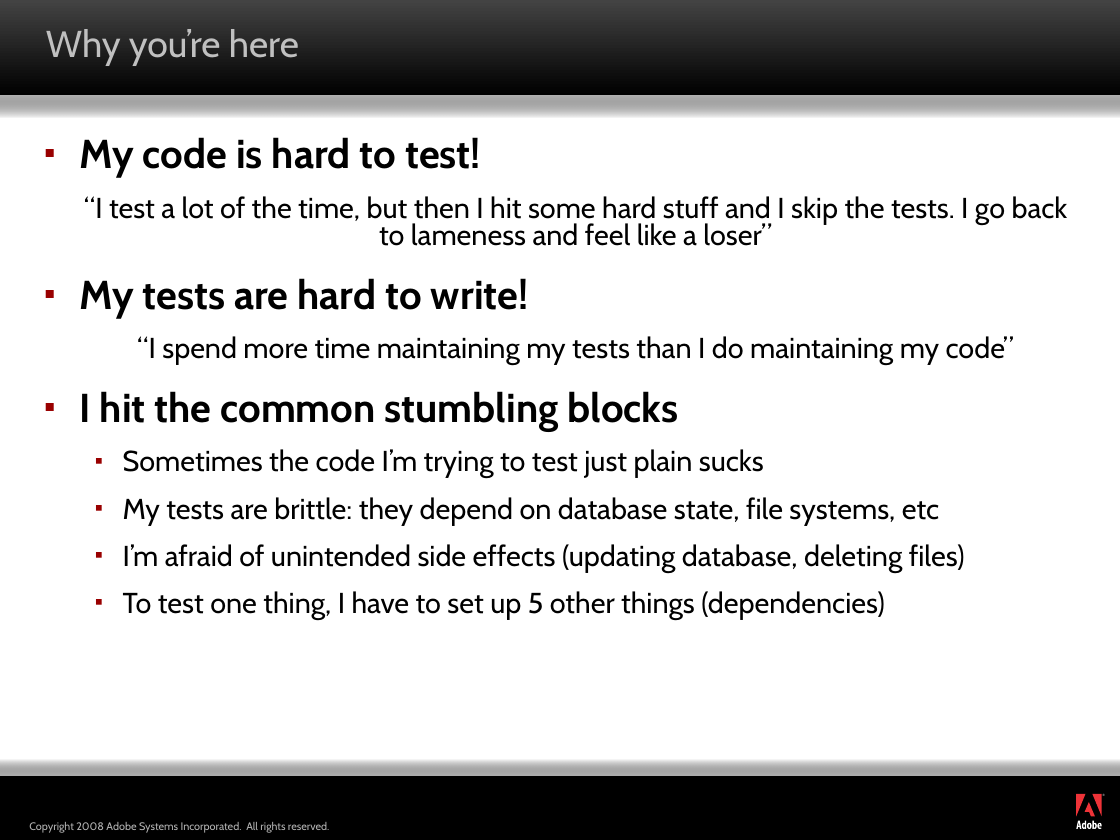
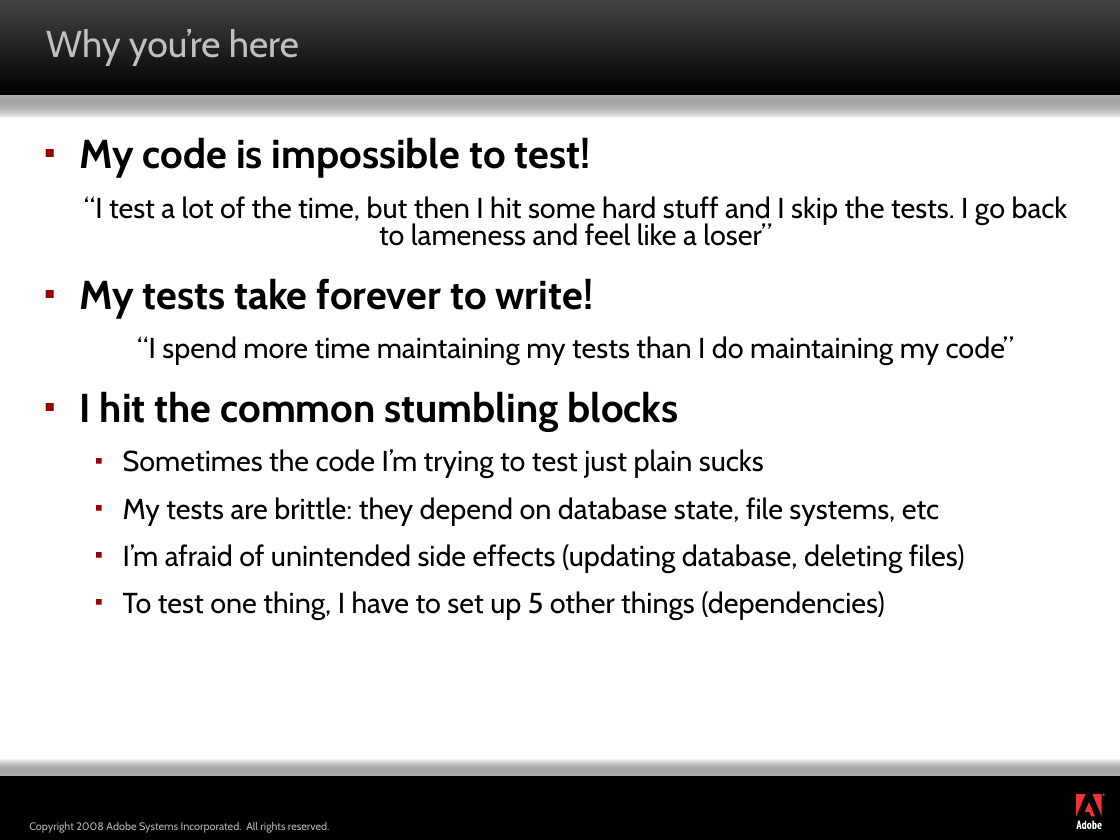
Before and after one commit to marcesher/mxunit-cfmeetups, a slide deck: slide 3 of max08/Marc_Esher_Bill_Shelton_AdvancedPatternsForColdfusionTestAutomation_final.ppt. Drawn at 1120x840 pixels with LibreOffice and Linux fonts; fonts in the diff are those of the drawing; background and template pictures are left out. Boxes give left, top, right and bottom in pixels: in the first picture for what was removed or moved away, otherwise in the second. Text is boxed around its words. In the diff, an @@ line names an element or a change of style, - is before the commit and + after.

```diff
--- a/max08/Marc_Esher_Bill_Shelton_AdvancedPatternsForColdfusionTestAutomation_final.ppt
+++ b/max08/Marc_Esher_Bill_Shelton_AdvancedPatternsForColdfusionTestAutomation_final.ppt
@@ text at [79, 137, 591, 178]: text changed @@
-▪ My code is hard to test!
+▪ My code is impossible to test!
@@ text at [79, 278, 593, 319]: text changed @@
-▪ My tests are hard to write!
+▪ My tests take forever to write!
```
Also in this commit, not shown: 17 other slides changed, 2 slides removed.
